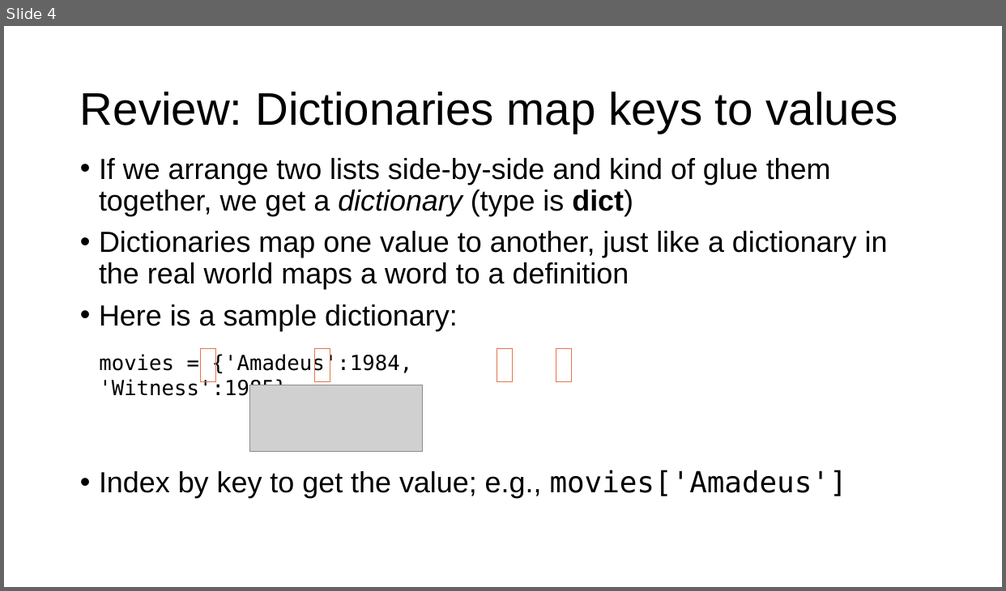
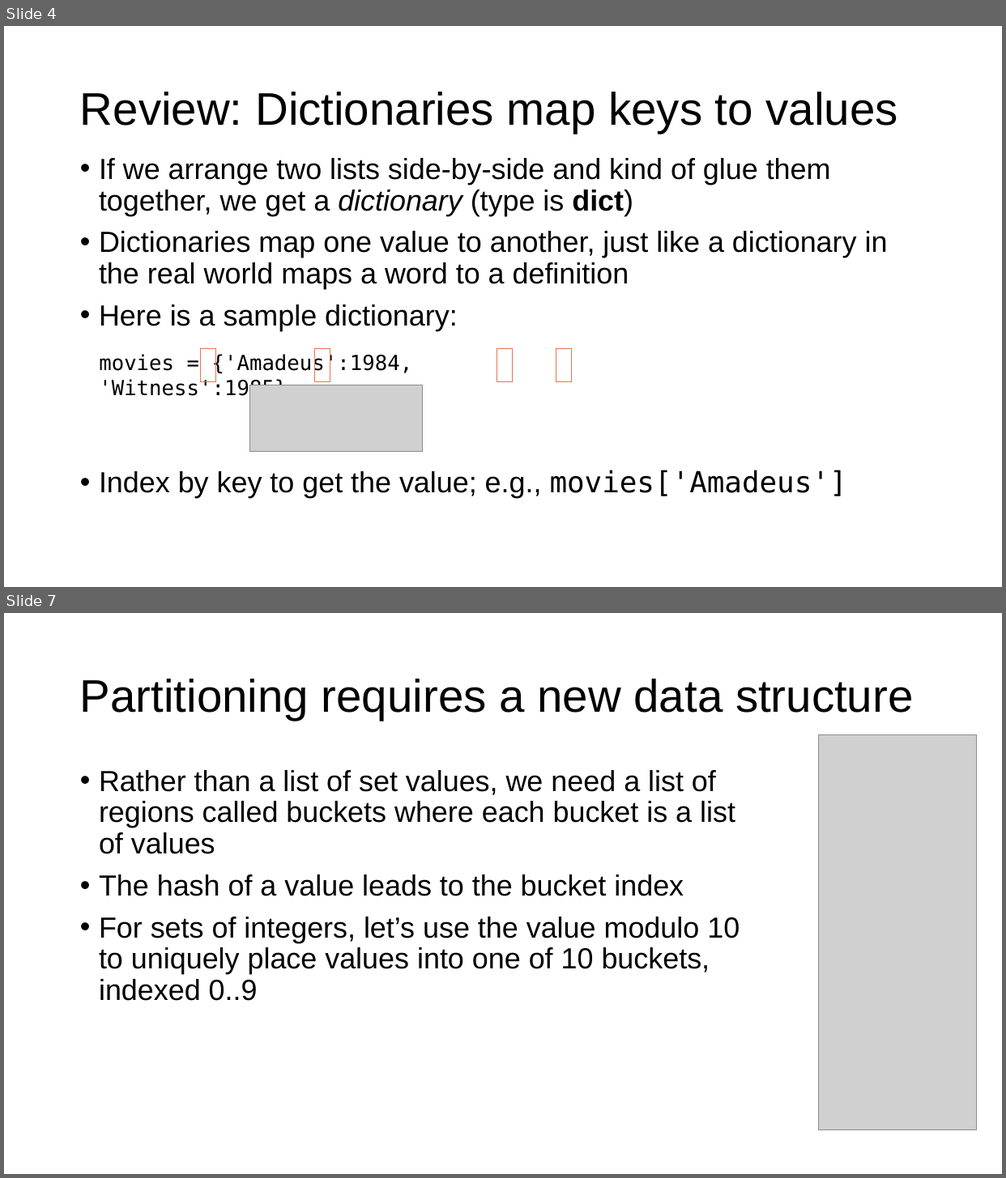
Before and after one commit to parrt/msds692, a slide deck: notes/hashtable.pptx. Shown one above the other, each under a label of ours: slide 4 before the commit, slides 4 and 7 after it; the slides between them are not shown. The pictures are 1006x591 and 1006x1178 pixels, drawn with LibreOffice and Linux fonts; fonts in the diff are those of the drawing; grey boxes stand for pictures; background and template pictures are left out. Boxes give left, top, right and bottom in pixels: in the first picture for what was removed or moved away, otherwise in the second. Text is boxed around its words. In the diff, an @@ line names an element or a change of style, - is before the commit and + after.

```diff
--- a/notes/hashtable.pptx
+++ b/notes/hashtable.pptx
@@ slide 7 added at [4,613,1002,1174], background #FFFFFF @@
@@ title added at [80,679,914,720], 44 pt, text #000000 @@
+Partitioning requires a new data structure
@@ picture added at [819,735,978,1131] @@
@@ text added at [99,770,739,1001], 28 pt, text #000000 @@
+• Rather than a list of set values, we need a list of regions called buckets where each bucket is a list of values
+• The hash of a value leads to the bucket index
+• For sets of integers, let’s use the value modulo 10 to uniquely place values into one of 10 buckets, indexed 0..9
```
Also in this commit, not shown: 3 slides changed, 21 other slides added, 2 slides removed, 3 other files.
